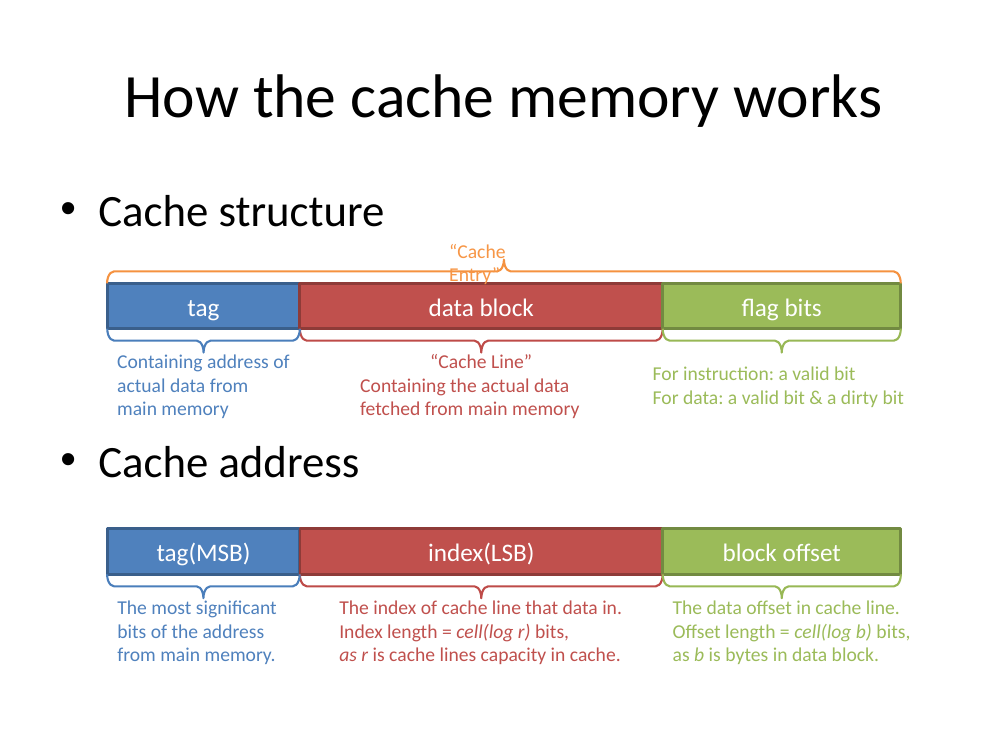
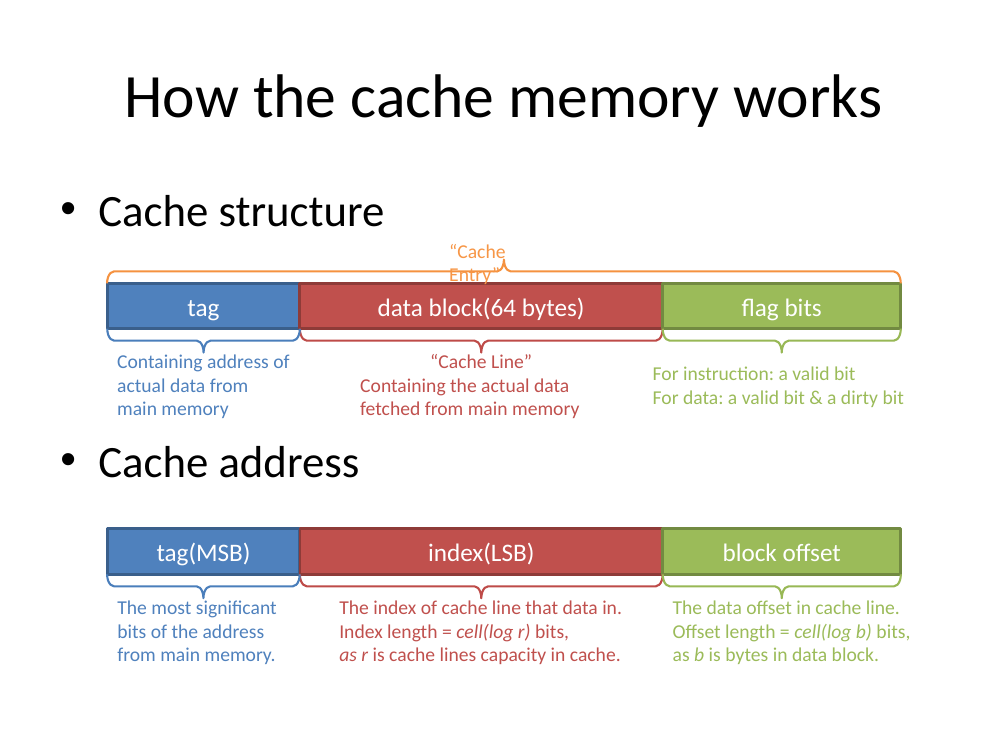
Before and after one commit to guhanjie/Knowledge-sharing, a slide deck: slide 20 of 数据存取模型.pptx. Drawn at 1008x756 pixels with LibreOffice and Linux fonts; fonts in the diff are those of the drawing. Boxes give left, top, right and bottom in pixels: in the first picture for what was removed or moved away, otherwise in the second. Text is boxed around its words. In the diff, an @@ line names an element or a change of style, - is before the commit and + after.

Commit message:
update for data model in memory & disk

```diff
--- a/数据存取模型.pptx
+++ b/数据存取模型.pptx
@@ text in rectangle at (x1=378, y1=298, x2=585, y2=320): text changed @@
-data block
+data block(64 bytes)
```
Also in this commit, not shown: 5 other slides changed, 9 slides added, 3 slides removed.
